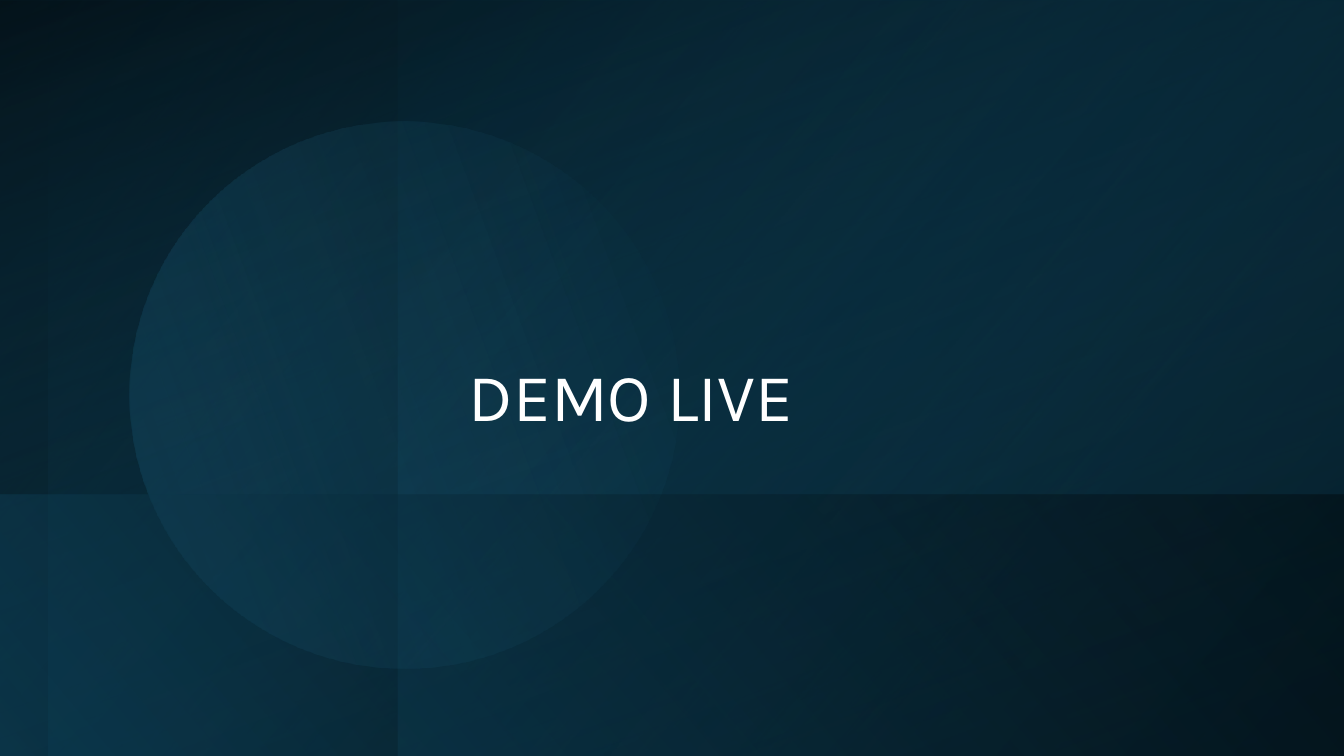
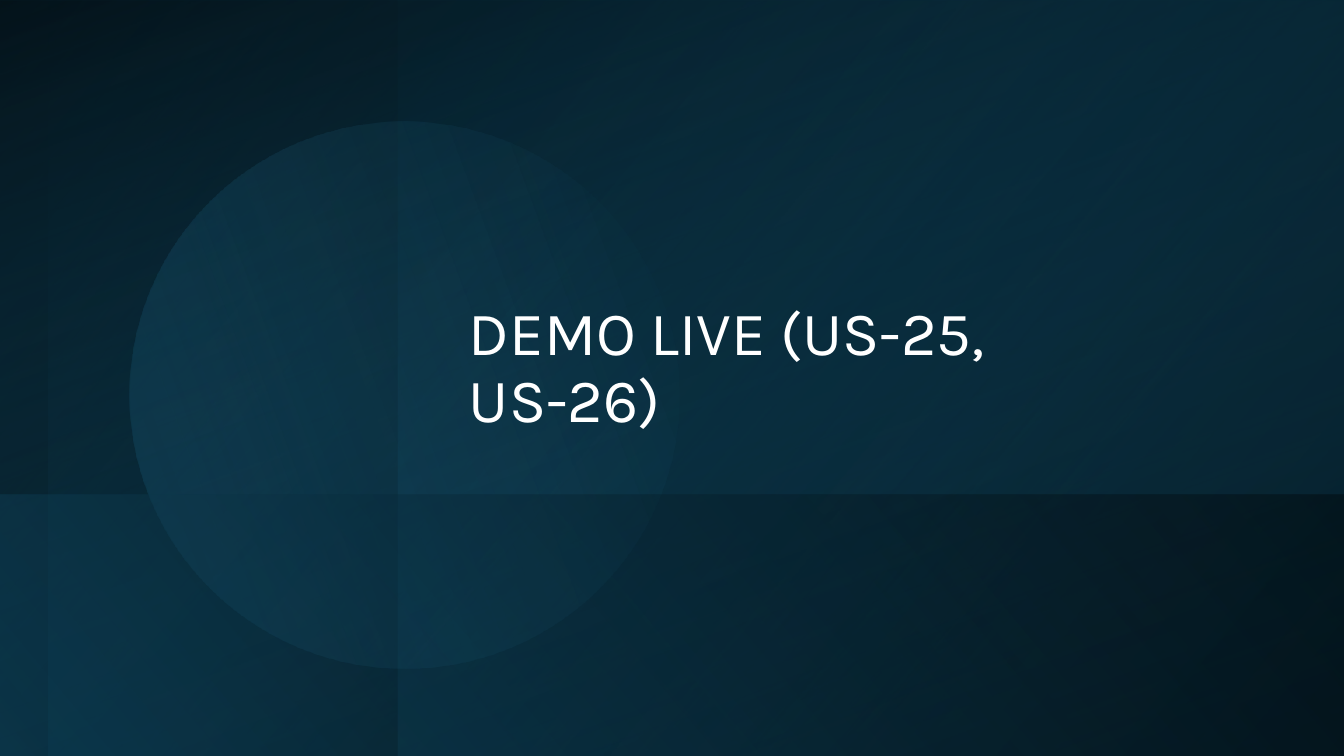
Before and after one commit to EQUIPE-4-APOCALIPSSI/IPSSI_APOCAL_KIT, a slide deck: slide 22 of docs/soutenance/Soutenance_EQUIPE-4_APOCALIPSSI.pptx (slide 14 before the commit). Drawn at 1344x756 pixels with LibreOffice and Linux fonts; fonts in the diff are those of the drawing. Boxes give left, top, right and bottom in pixels: in the first picture for what was removed or moved away, otherwise in the second. Text is boxed around its words. In the diff, an @@ line names an element or a change of style, - is before the commit and + after.

```diff
--- a/docs/soutenance/Soutenance_EQUIPE-4_APOCALIPSSI.pptx
+++ b/docs/soutenance/Soutenance_EQUIPE-4_APOCALIPSSI.pptx
@@ title at box(469, 310, 985, 429): text changed; size 48 to 44 pt @@
-DEMO LIVE
+DEMO LIVE (US-25, US-26)
```
Also in this commit, not shown: 3 other slides changed, 8 slides added.
